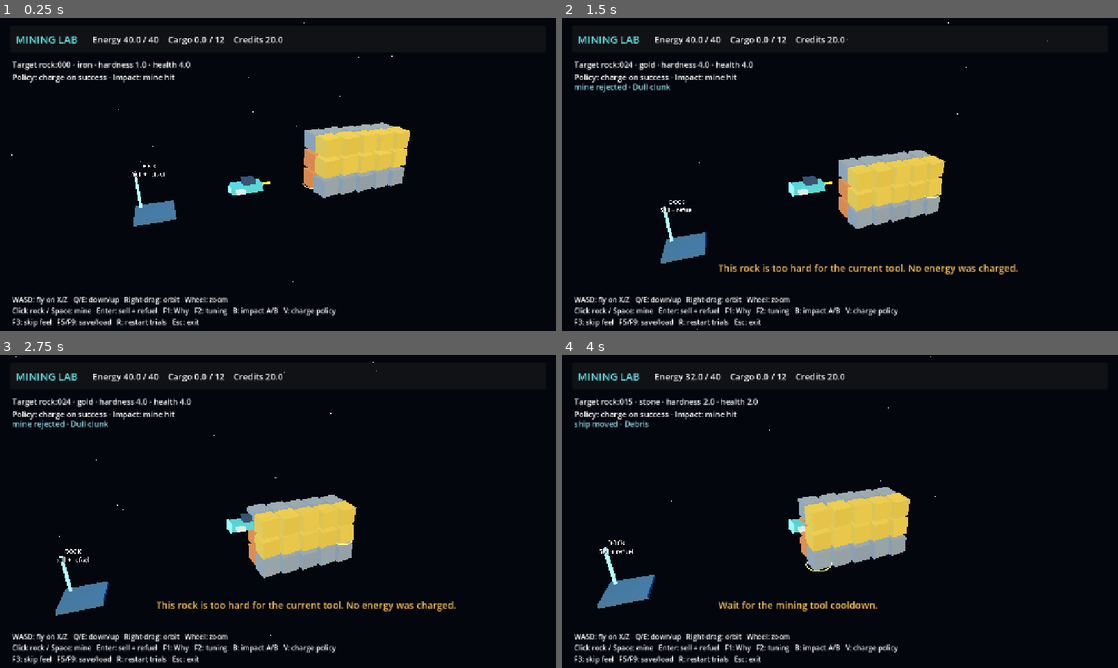
Above: before the commit, frames 1-4 (two rows, left to right).
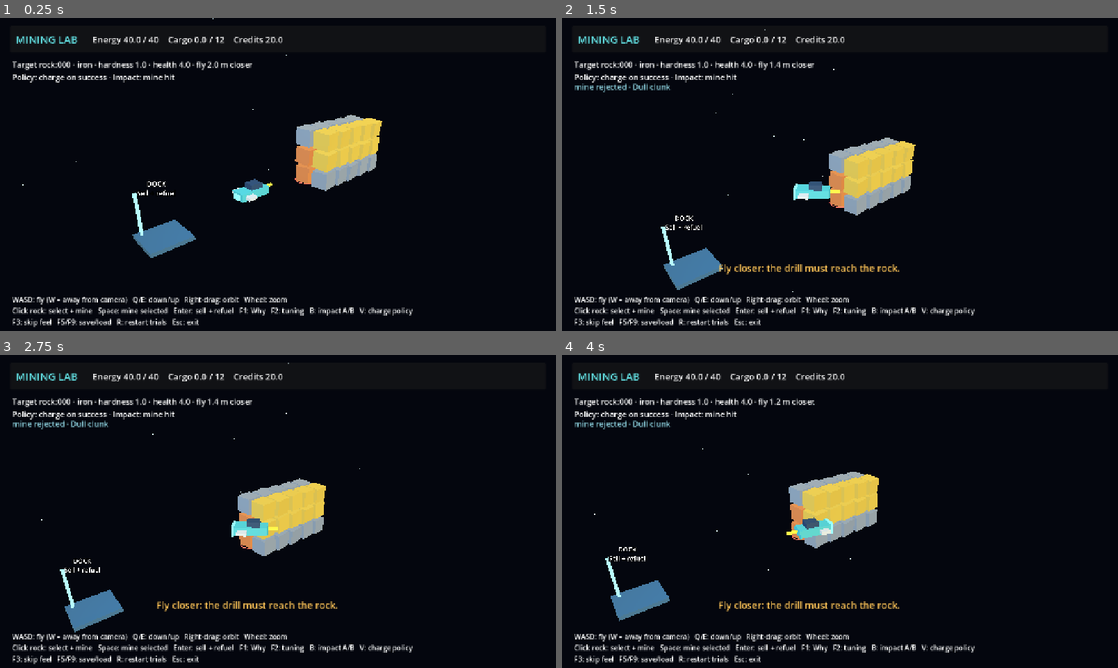
Above: after the commit, the same moments.

Repository: darthreckoner/Godot-Agent-Kit
Game: Godot game, scene res://game/views/mining_lab.tscn
Same seed, same stepped clock (60 frames per second), same inputs: the game is played once before the commit and once after it.
Inputs (mouse positions are in pixels of both pictures, inside the frame that each line leads up to):
- Up to frame 1 (0.25 s): no input
- Up to frame 2 (1.5 s): tap Enter at 0.5 s; move the mouse to (962, 158) at 0.52 s; hold D 0.53-1.25 s; hold E 0.53-1.25 s; click (962, 158) at 0.67 s; tap Space at 0.77, 1.07 s; tap Q at 0.8 s; drag from (728, 190) to (812, 237) at 1.27 s
- Up to frame 3 (2.75 s): move the mouse to (333, 442) at 2.02 s; hold D from 2.03 s (still down); hold Space from 2.03 s (still down); click (333, 442) at 2.17 s; tap E at 2.3 s
- Up to frame 4 (4 s): release D at 2.75 s; release Space at 2.75 s; drag from (812, 574) to (673, 464) at 2.77 s; move the mouse to (1006, 558) at 3.52 s; hold A from 3.53 s (still down); hold Q from 3.53 s (still down); click (1006, 558) at 3.67 s; tap Space at 3.77, 3.8 s

The runs differ from the first frame. In frame 1, 6.1% of the frame differs, in the area x 2-75%, y 0-96%; in frame 2, 8.0%; in frame 3, 8.3%; in frame 4, 8.3%.

Commit message:
Fix testbed flight, drill reach and stale mining target from playtest
Playtest found three mining-lab problems; all fixes are in game/ and the
kit is unchanged.

- Flight: WASD now follows the camera and the ship model turns to face
  where it flies, instead of sliding along world axes with W moving it
  toward port. New knobs: presentation.ship_turn_rate, camera_start_yaw.
- Reach: mining.range drops from 8 m to 2.5 m, so the drill has to reach
  the rock and the launch point is out of reach. The HUD says how far
  to fly, the ring turns red out of reach, and a beam joins drill and
  rock on each committed hit.
- Target: a broken rock no longer stays selected. The target hands over
  to the nearest live rock, Space must be released first, and a click
  on empty space no longer mines.

Scenarios start parked within reach; the new mine_out_of_range scenario
covers the flight in. tools/kit.ps1 test (7/7), compare, lint, map and
the UI harness all pass.

Co-Authored-By: Claude Opus 5.5 <noreply@anthropic.com>
Claude-Session: https://claude.ai/code/session_01VqqmJLMScviyLMouMk2GQe

Diff:
--- a/game/data/mine.tres
+++ b/game/data/mine.tres
@@ -6,7 +6,7 @@
 [sub_resource type="Resource" id="c0"]
 script = ExtResource("3")
 rule_id = &"mining.in_range"
-description = "The target must be within mining range."
+description = "Fly closer: the drill must reach the rock."
 kind = "in_range"
 field = "position"
 tuning_key = "mining.range"
--- a/game/tuning/mining_tuning.gd
+++ b/game/tuning/mining_tuning.gd
@@ -2,7 +2,7 @@
 extends KitTuningSet
 const KNOBS: Dictionary = {
 	"energy_cost": {"help": "Energy paid for each successful mining hit."},
-	"range": {"help": "Maximum distance to the selected rock."},
+	"range": {"help": "Reach from the ship's centre to the rock's centre. About 2 m puts the drill against the rock face."},
 	"cooldown": {"help": "Rule time between hits, independent of animation."},
 	"tool_power": {"help": "Tool strength compared with the rock's hardness."},
 	"iron_yield": {"help": "Iron collected when an iron rock breaks."},
@@ -15,7 +15,7 @@
 	"charge_on_attempt": {"help": "0: charge successful hits only. 1: also charge attempts against hard rocks."}
 }
 @export_range(0, 20, 0.25, "suffix:energy") var energy_cost: float = 4.0
-@export_range(1, 30, 0.25, "suffix:m") var range: float = 8.0
+@export_range(1, 30, 0.25, "suffix:m") var range: float = 2.5
 @export_range(0.033333, 3, 0.033333, "suffix:s") var cooldown: float = 0.3
 @export_range(0.25, 10, 0.25, "suffix:power") var tool_power: float = 2.0
 @export_range(0, 20, 0.25, "suffix:ore") var iron_yield: float = 3.0
--- a/game/tuning/presentation_tuning.gd
+++ b/game/tuning/presentation_tuning.gd
@@ -10,7 +10,9 @@
 	"shake_decay": {"help": "How quickly camera shake fades after an impact."},
 	"pulse_decay": {"help": "How quickly the mining tool glow settles."},
 	"flight_pulse_decay": {"help": "How quickly the thruster feedback settles after flight input."},
-	"toast_duration": {"help": "How long rejection and cargo messages remain visible."}
+	"toast_duration": {"help": "How long rejection and cargo messages remain visible."},
+	"ship_turn_rate": {"help": "How quickly the ship model turns to face where it flies or the rock it is mining. Looks only; flight rules ignore it."},
+	"camera_start_yaw": {"help": "Starting orbit angle around the ship. -90 sits directly behind the ship, looking past its nose at the rocks; 0 looks at its side.", "restart": true}
 }
 @export_range(8, 35, 0.25, "suffix:m") var camera_distance: float = 17.0
 @export_range(35, 90, 1, "suffix:degrees") var camera_fov: float = 55.0
@@ -22,3 +24,5 @@
 @export_range(0.1, 10, 0.1, "suffix:strength/s") var pulse_decay: float = 3.0
 @export_range(0.1, 10, 0.1, "suffix:strength/s") var flight_pulse_decay: float = 3.0
 @export_range(0.5, 10, 0.25, "suffix:s") var toast_duration: float = 3.0
+@export_range(30, 1080, 10, "suffix:degrees/s") var ship_turn_rate: float = 360.0
+@export_range(-180, 180, 1, "suffix:degrees") var camera_start_yaw: float = -45.0
--- a/game/views/mining_lab.gd
+++ b/game/views/mining_lab.gd
@@ -12,8 +12,14 @@
 var _toast: Label
 var _caption: Label
 var _selection: MeshInstance3D
+var _ring_in_reach: StandardMaterial3D
+var _ring_out_of_reach: StandardMaterial3D
+var _beam: MeshInstance3D
+var _beam_target: StringName = &""
 var _target: StringName = &"rock:000"
-var _yaw: float = -0.4
+var _yaw: float = 0.0
+var _ship_yaw: float = 0.0
+var _space_ready: bool = true
 var _pitch: float = 0.38
 var _distance: float = 17.0
 var _orbiting: bool = false
@@ -34,6 +40,7 @@
 		MiningSetup.finish_setup()
 	_build_scene()
 	_distance = float(Kit.tuning.value("presentation.camera_distance"))
+	_yaw = deg_to_rad(float(Kit.tuning.value("presentation.camera_start_yaw")))
 	_build_hud()
 	Kit.events.fired.connect(_on_event)
 	Kit.feel.stage_started.connect(_on_stage)
@@ -127,9 +134,14 @@
 	var marker: TorusMesh = TorusMesh.new()
 	marker.inner_radius = 0.68
 	marker.outer_radius = 0.74
-	marker.material = _material(Color(1, 0.78, 0.25), 1.5)
+	_ring_in_reach = _material(Color(1, 0.78, 0.25), 1.5)
+	_ring_out_of_reach = _material(Color(0.85, 0.25, 0.22), 0.8)
+	marker.material = _ring_in_reach
 	_selection.mesh = marker
 	add_child(_selection)
+	# The drill beam only shows a committed hit; it never decides reach.
+	_beam = _box(self, Vector3(0.07, 0.07, 1.0), Color(1, 0.65, 0.15), Vector3.ZERO, 2.5)
+	_beam.visible = false
 	# Cosmetic stars never touch records or the rule RNG streams.
 	for index: int in range(100):
 		var star: Vector3 = Vector3(Kit.rng.cosmetic.randf_range(-60, 60), Kit.rng.cosmetic.randf_range(-25, 30), Kit.rng.cosmetic.randf_range(-50, -14))
@@ -180,24 +192,29 @@
 	hints.offset_left = 28
 	hints.offset_top = -84
 	hints.offset_bottom = -18
-	hints.text = "WASD: fly on X/Z   Q/E: down/up   Right-drag: orbit   Wheel: zoom\nClick rock / Space: mine   Enter: sell + refuel   F1: Why   F2: tuning   B: impact A/B   V: charge policy\nF3: skip feel   F5/F9: save/load   R: restart trials   Esc: exit"
+	hints.text = "WASD: fly (W = away from camera)   Q/E: down/up   Right-drag: orbit   Wheel: zoom\nClick rock: select + mine   Space: mine selected   Enter: sell + refuel   F1: Why   F2: tuning   B: impact A/B   V: charge policy\nF3: skip feel   F5/F9: save/load   R: restart trials   Esc: exit"
 	hints.add_theme_font_size_override("font_size", 16)
 	root.add_child(hints)
 
 func _on_tick(_tick: int) -> void:
 	if Kit.scenario_mode or Kit.overlay.is_open():
 		return
-	var direction: Vector3 = Vector3(
-		float(Input.is_physical_key_pressed(KEY_D)) - float(Input.is_physical_key_pressed(KEY_A)),
-		float(Input.is_physical_key_pressed(KEY_E)) - float(Input.is_physical_key_pressed(KEY_Q)),
-		float(Input.is_physical_key_pressed(KEY_S)) - float(Input.is_physical_key_pressed(KEY_W)))
+	# Flight keys follow the camera: W flies away from it, D to its right. The action records the world direction.
+	var forward: Vector3 = Vector3(-sin(_yaw), 0.0, -cos(_yaw))
+	var right: Vector3 = Vector3(cos(_yaw), 0.0, -sin(_yaw))
+	var direction: Vector3 = right * (float(Input.is_physical_key_pressed(KEY_D)) - float(Input.is_physical_key_pressed(KEY_A))) \
+		+ Vector3.UP * (float(Input.is_physical_key_pressed(KEY_E)) - float(Input.is_physical_key_pressed(KEY_Q))) \
+		+ forward * (float(Input.is_physical_key_pressed(KEY_W)) - float(Input.is_physical_key_pressed(KEY_S)))
 	var velocity: Array = Kit.world.field(&"ship:player", "velocity")
 	if direction.length_squared() > 0.0 or Vector3(velocity[0], velocity[1], velocity[2]).length_squared() > 0.00001:
 		Kit.actions.run(&"move_ship", &"ship:player", {"direction": [direction.x, direction.y, direction.z]})
+	# After a rock breaks, Space must be released before the next rock is mined.
 	if Input.is_physical_key_pressed(KEY_SPACE):
-		if Kit.clock.seconds() >= _next_held_request:
+		if _space_ready and Kit.clock.seconds() >= _next_held_request:
 			_next_held_request = Kit.clock.seconds() + float(Kit.tuning.value("mining.cooldown"))
-			Kit.actions.run(&"mine", &"ship:player", {"target": str(_target)})
+			_mine_target()
+	else:
+		_space_ready = true
 
 func _unhandled_input(event: InputEvent) -> void:
 	if Kit.scenario_mode or Kit.overlay.is_open():
@@ -209,9 +226,8 @@
 			_distance = maxf(float(Kit.tuning.value("presentation.camera_min")), _distance - float(Kit.tuning.value("presentation.zoom_step")))
 		if event.pressed and event.button_index == MOUSE_BUTTON_WHEEL_DOWN:
 			_distance = minf(float(Kit.tuning.value("presentation.camera_max")), _distance + float(Kit.tuning.value("presentation.zoom_step")))
-		if event.pressed and event.button_index == MOUSE_BUTTON_LEFT:
-			_select_at(event.position)
-			Kit.actions.run(&"mine", &"ship:player", {"target": str(_target)})
+		if event.pressed and event.button_index == MOUSE_BUTTON_LEFT and _select_at(event.position):
+			_mine_target()
 	if event is InputEventMouseMotion and _orbiting:
 		_yaw -= event.relative.x * float(Kit.tuning.value("presentation.orbit_sensitivity"))
 		_pitch = clampf(_pitch + event.relative.y * float(Kit.tuning.value("presentation.orbit_sensitivity")), -0.4, 1.2)
@@ -232,22 +248,57 @@
 				get_tree().reload_current_scene()
 			KEY_ESCAPE: get_tree().quit()
 
-func _select_at(screen: Vector2) -> void:
+func _select_at(screen: Vector2) -> bool:
 	var origin: Vector3 = _camera.project_ray_origin(screen)
 	var ray: Vector3 = _camera.project_ray_normal(screen)
 	var nearest: float = INF
 	for id: StringName in _rock_views:
-		if float(Kit.world.field(id, "health")) <= 0.0:
+		if not _alive(id):
 			continue
 		var center: Vector3 = _rock_views[id].node.global_position
 		var t: float = (center - origin).dot(ray)
 		if t > 0.0 and (origin + ray * t).distance_to(center) < 0.85 and t < nearest:
 			nearest = t
 			_target = id
+	return nearest < INF
+
+func _mine_target() -> void:
+	if not _alive(_target):
+		_show_toast("No rock selected. Click a rock to target it.")
+		return
+	Kit.actions.run(&"mine", &"ship:player", {"target": str(_target)})
+
+func _alive(id: StringName) -> bool:
+	var rock: Dictionary = Kit.world.record(id) if id != &"" else {}
+	return not rock.is_empty() and float(rock.get("health", 0.0)) > 0.0
+
+func _ship_position() -> Vector3:
+	var position_value: Array = Kit.world.field(&"ship:player", "position")
+	return Vector3(position_value[0], position_value[1], position_value[2])
+
+func _rock_position(id: StringName) -> Vector3:
+	var position_value: Array = Kit.world.field(id, "position")
+	return Vector3(position_value[0], position_value[1], position_value[2])
+
+# Same centre-to-centre distance the mining.in_range rule measures.
+func _target_distance() -> float:
+	return _ship_position().distance_to(_rock_position(_target))
+
+# A broken target hands over to the nearest live rock, or to no target when none are left.
+func _retarget() -> void:
+	var nearest: float = INF
+	_target = &""
+	for id: StringName in _rock_views:
+		if _alive(id) and _ship_position().distance_to(_rock_position(id)) < nearest:
+			nearest = _ship_position().distance_to(_rock_position(id))
+			_target = id
 
 func _on_event(name: StringName, payload: Dictionary) -> void:
 	if name == &"mine_hit":
 		_pulse = 1.0
+		_beam_target = StringName(payload.get("entity", ""))
+		if payload.get("broke", false):
+			_space_ready = false
 		if payload.get("no_yield", false):
 			_show_toast("Too hard: energy paid for an attempt, with no yield.")
 	if name == &"mine_rejected" or name == &"dock_rejected":
@@ -295,11 +346,21 @@
 	if not dock_data.is_empty():
 		var dock_position: Array = dock_data.position
 		_dock.position = Vector3(dock_position[0], dock_position[1], dock_position[2])
-	var rock: Dictionary = Kit.world.record(_target)
-	if not rock.is_empty():
+	if not _alive(_target):
+		_retarget()
+	var policy: String = "Policy: %s · Impact: %s" % ["charge on attempt" if int(Kit.tuning.value("mining.charge_on_attempt")) else "charge on success", Kit.feel.sequences[&"mine_hit"].description]
+	_selection.visible = _alive(_target)
+	if not _alive(_target):
+		_target_label.text = "No rock selected · click a rock to target it\n" + policy
+	else:
+		var rock: Dictionary = Kit.world.record(_target)
+		var distance: float = _target_distance()
+		var reach: float = float(Kit.tuning.value("mining.range"))
+		var in_reach: bool = distance <= reach
 		_selection.position = _rock_views[_target].node.position + Vector3(0, -0.5, 0)
-		_selection.visible = float(rock.health) > 0.0
-		_target_label.text = "Target %s · %s · hardness %.1f · health %.1f\nPolicy: %s · Impact: %s" % [_target, rock.ore_type, rock.hardness, rock.health, "charge on attempt" if int(Kit.tuning.value("mining.charge_on_attempt")) else "charge on success", Kit.feel.sequences[&"mine_hit"].description]
+		(_selection.mesh as TorusMesh).material = _ring_in_reach if in_reach else _ring_out_of_reach
+		var reach_text: String = "in drill reach" if in_reach else "fly %.1f m closer" % maxf(0.1, ceilf((distance - reach) * 10.0) / 10.0)
+		_target_label.text = "Target %s · %s · hardness %.1f · health %.1f · %s\n%s" % [_target, rock.ore_type, rock.hardness, rock.health, reach_text, policy]
 
 func _process(delta: float) -> void:
 	if _camera == null:
@@ -319,3 +380,36 @@
 	_toast_time = maxf(0.0, _toast_time - delta)
 	_toast.visible = _toast_time > 0.0
 	_refresh()
+	_face(delta)
+	_update_beam()
+
+# The ship model turns to face where it flies, or the selected rock once it is within reach. Looks only.
+func _face(delta: float) -> void:
+	var velocity: Array = Kit.world.field(&"ship:player", "velocity")
+	var aim: Vector3 = Vector3(velocity[0], 0.0, velocity[2])
+	if aim.length() < 0.3:
+		aim = Vector3.ZERO
+		if _alive(_target) and _target_distance() <= float(Kit.tuning.value("mining.range")):
+			aim = _rock_position(_target) - _ship_position()
+			aim.y = 0.0
+	if aim.length_squared() > 0.0001:
+		_ship_yaw = rotate_toward(_ship_yaw, atan2(-aim.z, aim.x), deg_to_rad(float(Kit.tuning.value("presentation.ship_turn_rate"))) * delta)
+	_ship.rotation.y = _ship_yaw
+
+# A short beam from the drill tip to the struck rock's face while the hit glow lasts.
+func _update_beam() -> void:
+	_beam.visible = false
+	if _pulse < 0.05 or not _rock_views.has(_beam_target):
+		return
+	var nose: Vector3 = _ship.global_basis.x.normalized()
+	var start: Vector3 = _tool.global_position + nose * 0.33
+	var center: Vector3 = _rock_views[_beam_target].node.global_position
+	var finish: Vector3 = center - (center - start).normalized() * 0.5
+	var length: float = start.distance_to(finish)
+	if length < 0.05:
+		return
+	var direction: Vector3 = (finish - start) / length
+	_beam.global_position = (start + finish) * 0.5
+	_beam.look_at(finish, Vector3.FORWARD if absf(direction.dot(Vector3.UP)) > 0.99 else Vector3.UP)
+	_beam.scale = Vector3(1.0 + _pulse, 1.0 + _pulse, length)
+	_beam.visible = true
--- a/scenarios/economy_round_trip.gd
+++ b/scenarios/economy_round_trip.gd
@@ -4,7 +4,7 @@
 	description = "Mine, fly to the dock, sell ore and buy a full refill."
 func steps() -> Array[Dictionary]:
 	var commands: Array[Dictionary] = mine_steps()
-	for index: int in range(28):
+	for index: int in range(50):
 		commands.append({"command": "queue", "action": "move_ship", "actor": "ship:player", "params": {"direction": [-1.0, 0.0, 0.0]}})
 		commands.append({"command": "advance", "ticks": 1})
 	commands.append({"command": "run", "action": "sell_and_refuel", "actor": "ship:player", "params": {"dock": "dock:home"}})
--- a/scenarios/kit_integrity.gd
+++ b/scenarios/kit_integrity.gd
@@ -40,7 +40,7 @@
 			type.id = &"unit"
 			type.fields = {"position": "array", "quantity": "int"}
 			local_world.register_type(type)
-			var placed: bool = local_world.put(&"unit:a", &"unit", {"position": [0.0, 0.0], "quantity": 1}) and local_world.put(&"unit:b", &"unit", {"position": [3.0, 4.0], "quantity": 0})
+			var placed: bool = local_world.put(&"unit:a", &"unit", {"position": [0.0, 0.0], "quantity": 1}) and local_world.put(&"unit:b", &"unit", {"position": [1.2, 1.6], "quantity": 0})
 			var condition: KitCondition = KitCondition.new()
 			condition.rule_id = &"probe.2d_range"
 			condition.kind = "in_range"
--- /dev/null
+++ b/scenarios/mine_out_of_range.gd
@@ -0,0 +1,37 @@
+extends "res://scenarios/mining_scenario.gd"
+func _init() -> void:
+	id = &"mine_out_of_range"
+	description = "A rock out of drill reach rejects without cost; flying in and stopping makes it minable."
+func setup() -> bool:
+	return start_from_launch()
+func steps() -> Array[Dictionary]:
+	var commands: Array[Dictionary] = [{"command": "run", "action": "mine", "actor": "ship:player", "params": {"target": "rock:000"}}]
+	for index: int in range(20):
+		commands.append({"command": "queue", "action": "move_ship", "actor": "ship:player", "params": {"direction": [1.0, 0.0, 0.0]}})
+		commands.append({"command": "advance", "ticks": 1})
+	for index: int in range(20):
+		commands.append({"command": "queue", "action": "move_ship", "actor": "ship:player", "params": {"direction": [0.0, 0.0, 0.0]}})
+		commands.append({"command": "advance", "ticks": 1})
+	commands.append_array(mine_steps())
+	return commands
+func expect() -> Array[Dictionary]:
+	var first: Dictionary = {}
+	for record: Dictionary in Kit.log.records():
+		if record.action == "mine":
+			first = record
+			break
+	var failed: Array[String] = []
+	for check: Dictionary in first.get("checks", []):
+		if not check.passed:
+			failed.append(str(check.rule_id))
+	var ship: Array = Kit.world.field(&"ship:player", "position")
+	var rock: Array = Kit.world.field(&"rock:000", "position")
+	var distance: float = Vector3(ship[0], ship[1], ship[2]).distance_to(Vector3(rock[0], rock[1], rock[2]))
+	return [
+		assertion("Mining from the launch point was rejected.", first.get("outcome", "") == "rejected", first.get("outcome", ""), "rejected"),
+		assertion("Only the reach rule failed.", failed == ["mining.in_range"], failed, ["mining.in_range"]),
+		assertion("The rejected hit charged nothing.", first.get("deltas", [null]).is_empty()),
+		assertion("The ship stopped within drill reach.", distance <= float(Kit.tuning.value("mining.range")), distance, Kit.tuning.value("mining.range")),
+		assertion("The rock broke after flying in.", close(float(Kit.world.field(&"rock:000", "health")), 0.0)),
+		assertion("Iron yield matches the tuning.", close(float(Kit.world.field(&"ship:player", "cargo.iron")), float(Kit.tuning.value("mining.iron_yield"))))
+	]
--- a/scenarios/mining_scenario.gd
+++ b/scenarios/mining_scenario.gd
@@ -1,6 +1,15 @@
 extends KitScenario
+const PARKED_AT_ROCK: Array = [2.5, 0.0, 0.0]
 
 func setup() -> bool:
+	if not MiningSetup.configure(20261003, true, variant):
+		return false
+	# Mining scenarios start parked with the drill against rock:000; mine_out_of_range covers the flight in.
+	var parked: bool = Kit.world.set_field(&"ship:player", "position", PARKED_AT_ROCK)
+	MiningSetup.finish_setup()
+	return parked
+
+func start_from_launch() -> bool:
 	if not MiningSetup.configure(20261003, true, variant):
 		return false
 	MiningSetup.finish_setup()
--- a/tools/verify_ui.gd
+++ b/tools/verify_ui.gd
@@ -35,6 +35,11 @@
 	# Drive the playable scene's real physical-key and clock callbacks.
 	Kit.clock.mode = KitClock.Mode.MANUAL_TURN
 	Kit.actions.input_source = "ui_verification"
+	# Park the drill against rock:000 so the Space press below is a real, in-reach hit.
+	Kit.world.writable = true
+	var parked: bool = Kit.world.set_field(&"ship:player", "position", [2.5, 0.0, 0.0])
+	Kit.world.writable = false
+	_checks.append(KitScenario.assertion("The harness parked the ship within drill reach.", parked))
 	var before_position: Variant = Kit.world.field(&"ship:player", "position")
 	_key(KEY_A)
 	await get_tree().process_frame
Not shown, added: scenarios/mine_out_of_range.gd.uid
Not shown, changed: GAME_MAP.md
Not shown, changed: STATE.md
